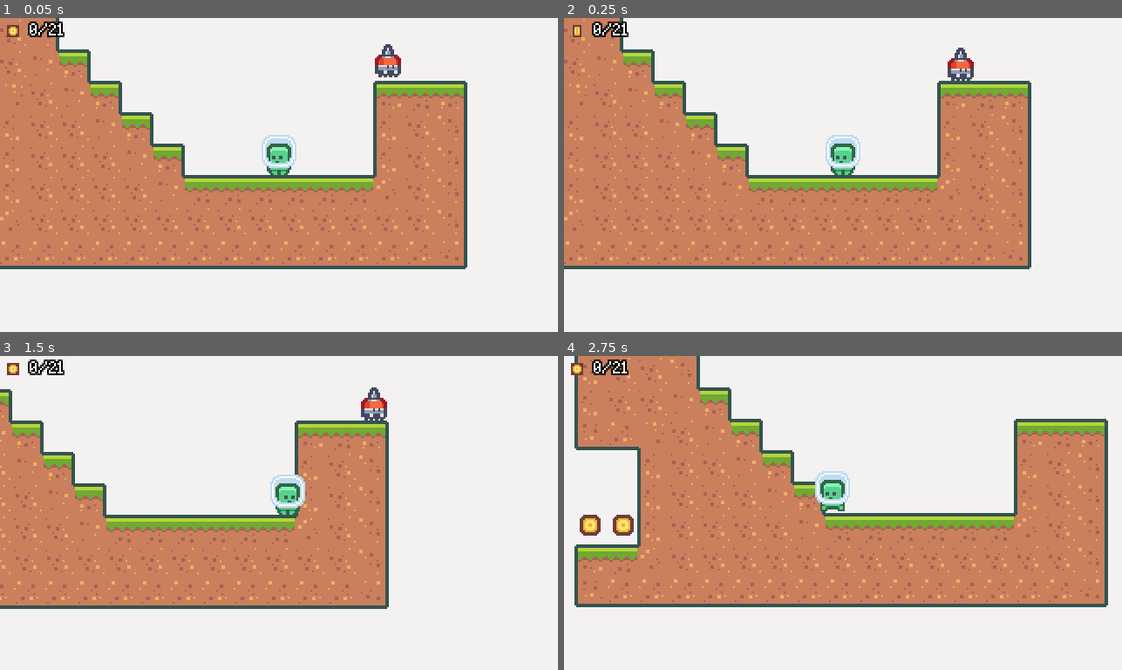
Above: before the commit, frames 1-4 (two rows, left to right).
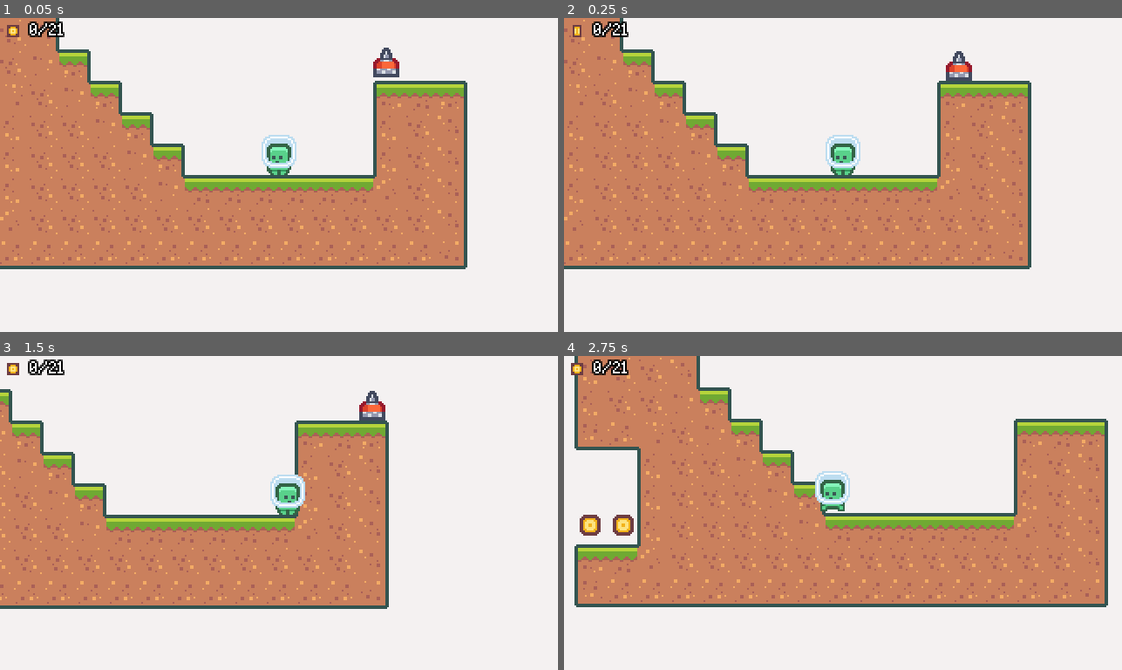
Above: after the commit, the same moments.

Repository: edivancamargo/2DPlatformerUdemy
Game: Godot game, scene res://src/scenes/Main.tscn
Two runs of this game, one before a commit and one after it. Both use one fixed random seed, a clock stepped at 60 frames per second and the inputs below.
Inputs:
- Up to frame 1 (0.05 s): no input
- Up to frame 2 (0.25 s): no input
- Up to frame 3 (1.5 s): hold Right (move_right) from 0.53 s (still down); tap R (dash) at 0.6, 1.35 s; tap Space (jump) at 0.77 s
- Up to frame 4 (2.75 s): tap Space (jump) at 1.52 s; release Right (move_right) at 2.03 s; hold Left (move_left) from 2.03 s (still down); tap R (dash) at 2.1 s

The runs differ from the first frame. In frame 1, 0.3% of the frame differs, in the area x 66-72%, y 8-19%; in frame 2, 0.3%; in frame 3, 0.3%; in frame 4, nothing differs.

Commit message:
WIP - Enemy Spawn animation

Diff:
--- a/src/scenes/Enemy/Enemy.tscn
+++ b/src/scenes/Enemy/Enemy.tscn
@@ -1,8 +1,12 @@
-[gd_scene load_steps=9 format=2]
+[gd_scene load_steps=11 format=2]
 
 [ext_resource path="res://assets/enemies/character_0016.png" type="Texture" id=1]
 [ext_resource path="res://assets/enemies/character_0015.png" type="Texture" id=2]
 [ext_resource path="res://src/scenes/Enemy/Enemy.gd" type="Script" id=3]
+[ext_resource path="res://assets/enemies/character_0017.png" type="Texture" id=4]
+
+[sub_resource type="Animation" id=6]
+resource_name = "Spawn"
 
 [sub_resource type="SpriteFrames" id=1]
 animations = [ {
@@ -10,6 +14,11 @@
 "loop": true,
 "name": "Run",
 "speed": 10.0
+}, {
+"frames": [ ExtResource( 4 ) ],
+"loop": true,
+"name": "Spawn",
+"speed": 5.0
 } ]
 
 [sub_resource type="RectangleShape2D" id=3]
@@ -27,11 +36,13 @@
 [node name="Enemy" type="KinematicBody2D"]
 script = ExtResource( 3 )
 
+[node name="AnimationPlayer" type="AnimationPlayer" parent="."]
+anims/Spawn = SubResource( 6 )
+
 [node name="AnimatedSprite" type="AnimatedSprite" parent="."]
 position = Vector2( 0, -12 )
 frames = SubResource( 1 )
-animation = "Run"
-frame = 1
+animation = "Spawn"
 playing = true
 
 [node name="GoalDetector" type="Area2D" parent="."]
